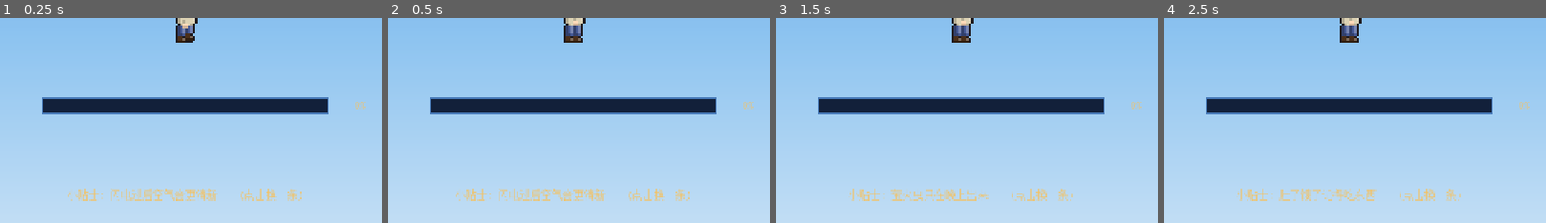
Above: before the commit, frames 1-4 (left to right).
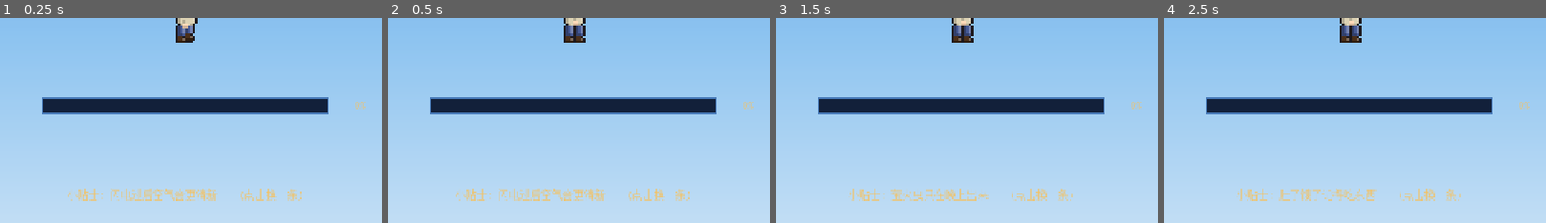
Above: after the commit, the same moments.

Repository: Nornttyy/tielaruia
Game: Godot game, scene res://scenes/ui/loading_screen.tscn
Two runs of this game, one before a commit and one after it. Both use one fixed random seed, a clock stepped at 60 frames per second and the inputs below. This scene is started directly instead of the project's main scene.
Inputs:
- Up to frame 1 (0.25 s): no input
- Up to frame 2 (0.5 s): no input
- Up to frame 3 (1.5 s): click "小贴士: 闪电过后空气会更清新 (点击换一条)" at 0.5 s; click "小贴士: 按住 鼠标左键 挖方块 (点击换一条)" at 1.25 s
- Up to frame 4 (2.5 s): click "小贴士: 萤火虫只在晚上出来 (点击换一条)" at 2 s
The pictures show only the part of the screen within x 26-76%, y 44-94%; the shares and areas given below are measured in that part.

Frame 1 is identical in both runs. In frame 2, 0.2% of the frame differs, in the area x 48-52%, y 3-13%; in frame 3, 0.2%; in frame 4, 0.2%.

Commit message:
tweak(character-art): 站立两脚隔开 — idle 腿位 5/8 → 5/9, 脚间留空隙
用户要脚隔开。站立腿从 (5,8) 改 (5,9), 两脚分别在 col5-7/col9-11,
中间空出 col8, 不再挨成一坨。走路循环仍有差异(walk_a 4/9, walk_c 5/8)动得起来。

Co-Authored-By: Claude Opus 4.8 (1M context) <noreply@anthropic.com>

Diff:
--- a/scripts/art/player_art.gd
+++ b/scripts/art/player_art.gd
@@ -369,9 +369,9 @@
 		"fall":     # 双腿张开
 			_put_leg(g, 4, _HIP, 4, leg, foot)
 			_put_leg(g, 10, _HIP, 4, leg, foot)
-		_:          # idle/hurt: 站立, 两腿稍分
+		_:          # idle/hurt: 站立, 两腿分开 (脚之间留空隙, 不挨着)
 			_put_leg(g, 5, _HIP, 4, leg, foot)
-			_put_leg(g, 8, _HIP, 4, leg, foot)
+			_put_leg(g, 9, _HIP, 4, leg, foot)
 	if ps == 2:
 		_place(g, _HIP - 1, 4, _SKIRT)   # 裙子盖胯+大腿上段, 裸腿露在裙下
 	return g
